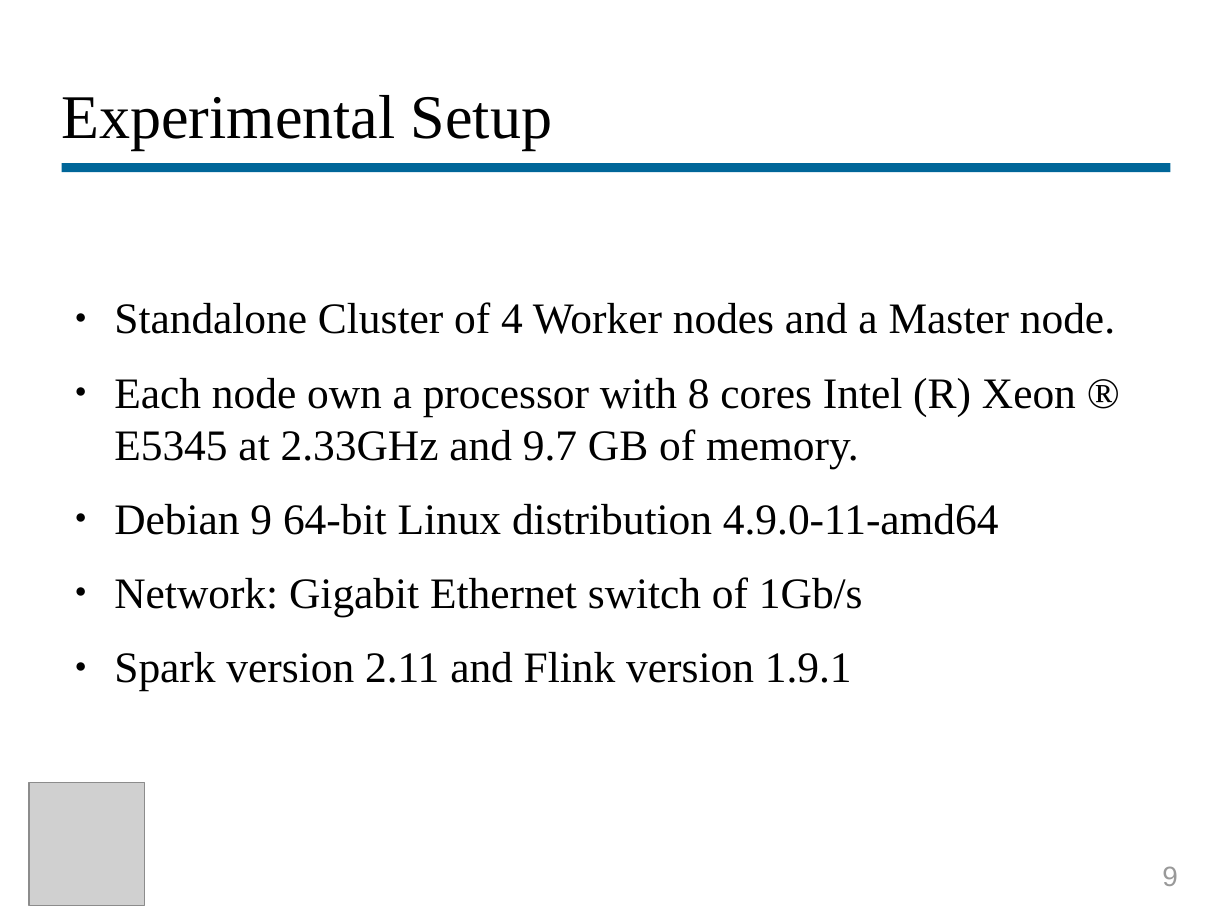
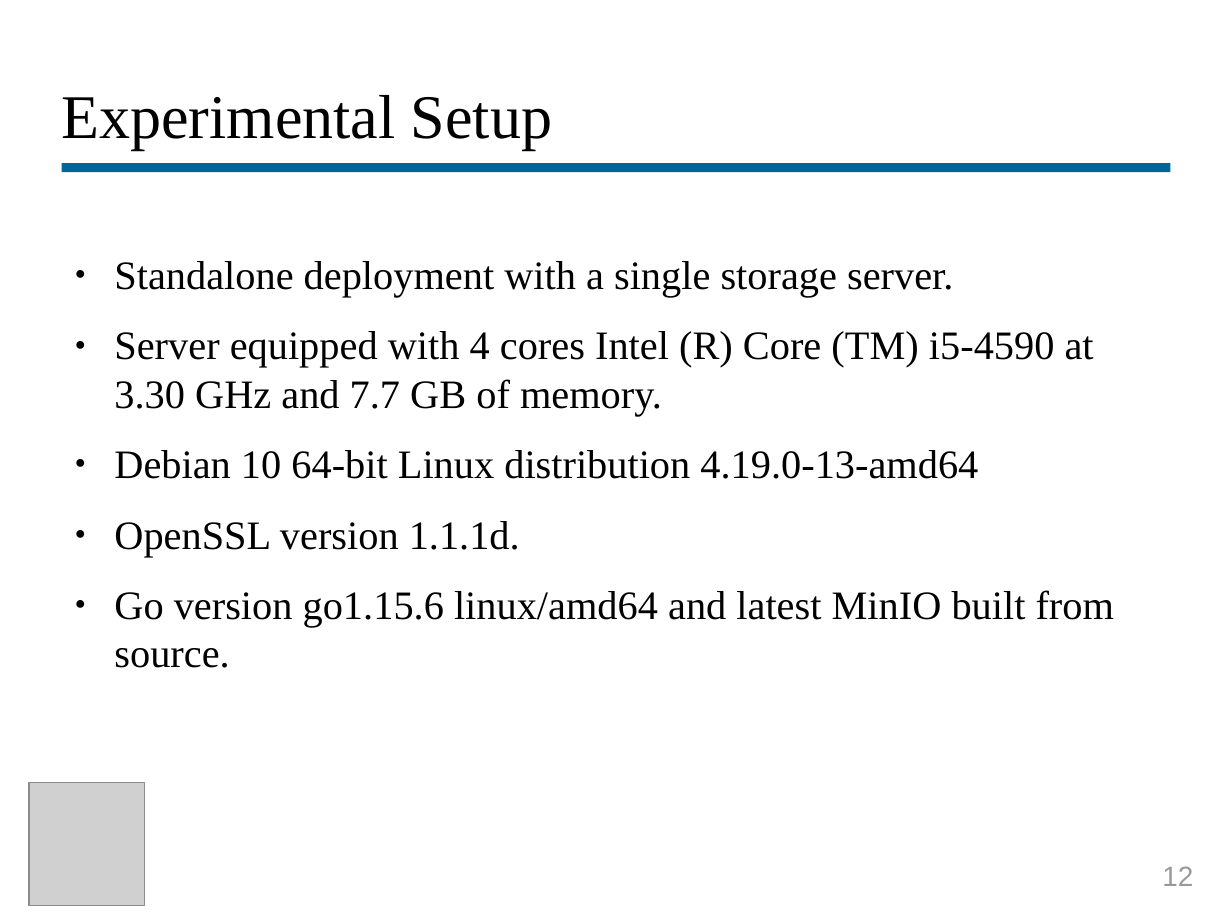
Before and after one commit to vagosdim/MinIO_Security, a slide deck: slide 12 of Deliverable/Presentation.odp (slide 9 before the commit). Drawn at 1232x924 pixels with LibreOffice and Linux fonts; fonts in the diff are those of the drawing; grey boxes stand for pictures. Boxes give left, top, right and bottom in pixels: in the first picture for what was removed or moved away, otherwise in the second. Text is boxed around its words. In the diff, an @@ line names an element or a change of style, - is before the commit and + after.

```diff
--- a/Deliverable/Presentation.odp
+++ b/Deliverable/Presentation.odp
@@ text at [114, 261, 1114, 668]: text changed; size 28 to 26 pt @@
-● Standalone Cluster of 4 Worker nodes and a Master node.
-● Each node own a processor with 8 cores Intel (R) Xeon ® E5345 at 2.33GHz and 9.7 GB of memory.
-● Debian 9 64-bit Linux distribution 4.9.0-11-amd64
-● Network: Gigabit Ethernet switch of 1Gb/s
-● Spark version 2.11 and Flink version 1.9.1
+● Standalone deployment with a single storage server.
+● Server equipped with 4 cores Intel (R) Core (TM) i5-4590 at 3.30 GHz and 7.7 GB of memory.
+● Debian 10 64-bit Linux distribution 4.19.0-13-amd64
+● OpenSSL version 1.1.1d.
+● Go version go1.15.6 linux/amd64 and latest MinIO built from source.
@@ text at [1162, 866, 1193, 886]: text changed @@
-9
+12
```
Also in this commit, not shown: 4 other slides changed, 12 slides added, 9 slides removed, 5 other files.
